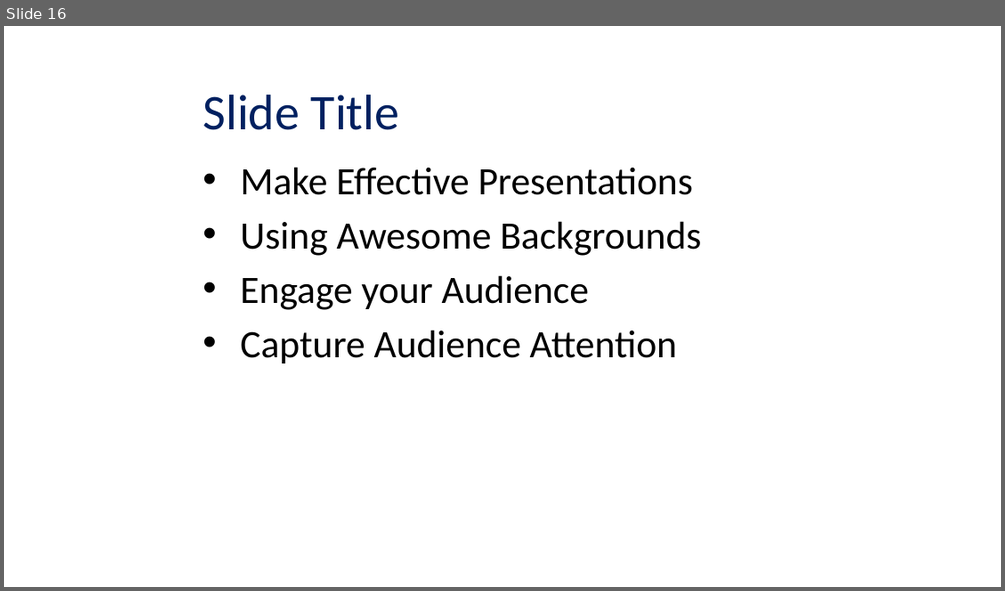
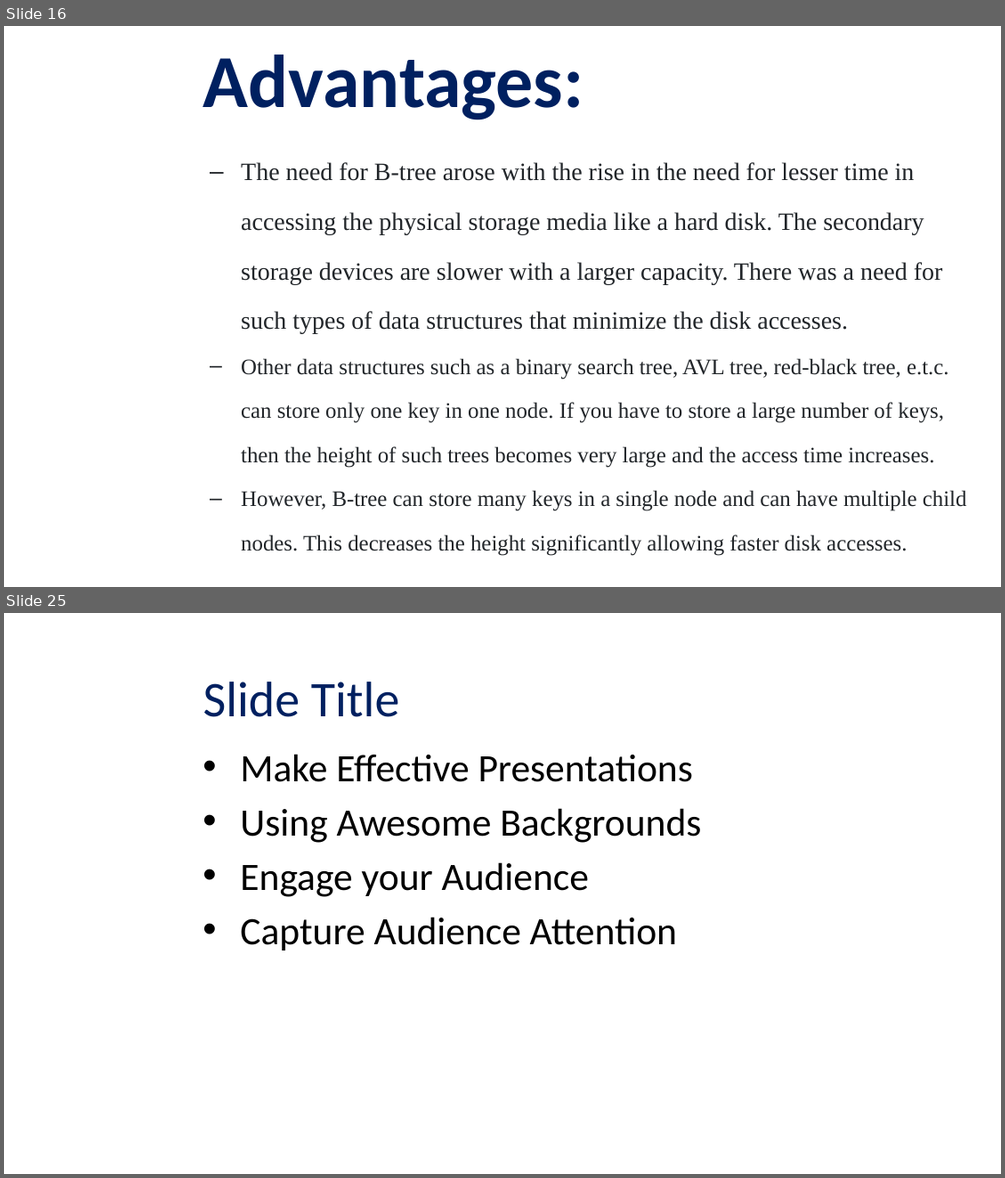
Before and after one commit to viettungvuong/Seminar, a slide deck: Seminar.pptx. Shown one above the other, each under a label of ours: slide 16 before the commit, slides 16 and 25 after it; the slides between them are not shown. The pictures are 1005x591 and 1005x1178 pixels, drawn with LibreOffice and Linux fonts; fonts in the diff are those of the drawing; background and template pictures are left out. Boxes give left, top, right and bottom in pixels: in the first picture for what was removed or moved away, otherwise in the second. Text is boxed around its words. In the diff, an @@ line names an element or a change of style, - is before the commit and + after.

```diff
--- a/Seminar.pptx
+++ b/Seminar.pptx
@@ slide 16 added at [4,26,1001,587], background picture (left out) @@
@@ title added at [203,54,584,120], 54 pt, text #002060, bold @@
+Advantages:
@@ text added at [241,162,967,556], 16 pt, text #212529 @@
+  – The need for B-tree arose with the rise in the need for lesser time in accessing the physical storage media like a hard disk. The secondary storage devices are slower with a larger capacity. There was a need for such types of data structures that minimize the disk accesses.
+  – Other data structures such as a binary search tree, AVL tree, red-black tree, e.t.c. can store only one key in one node. If you have to store a large number of keys, then the height of such trees becomes very large and the access time increases.
+  – However, B-tree can store many keys in a single node and can have multiple child nodes. This decreases the height significantly allowing faster disk accesses.
@@ what was slide 16 is now slide 25 @@
```
Also in this commit, not shown: 8 other slides added.
